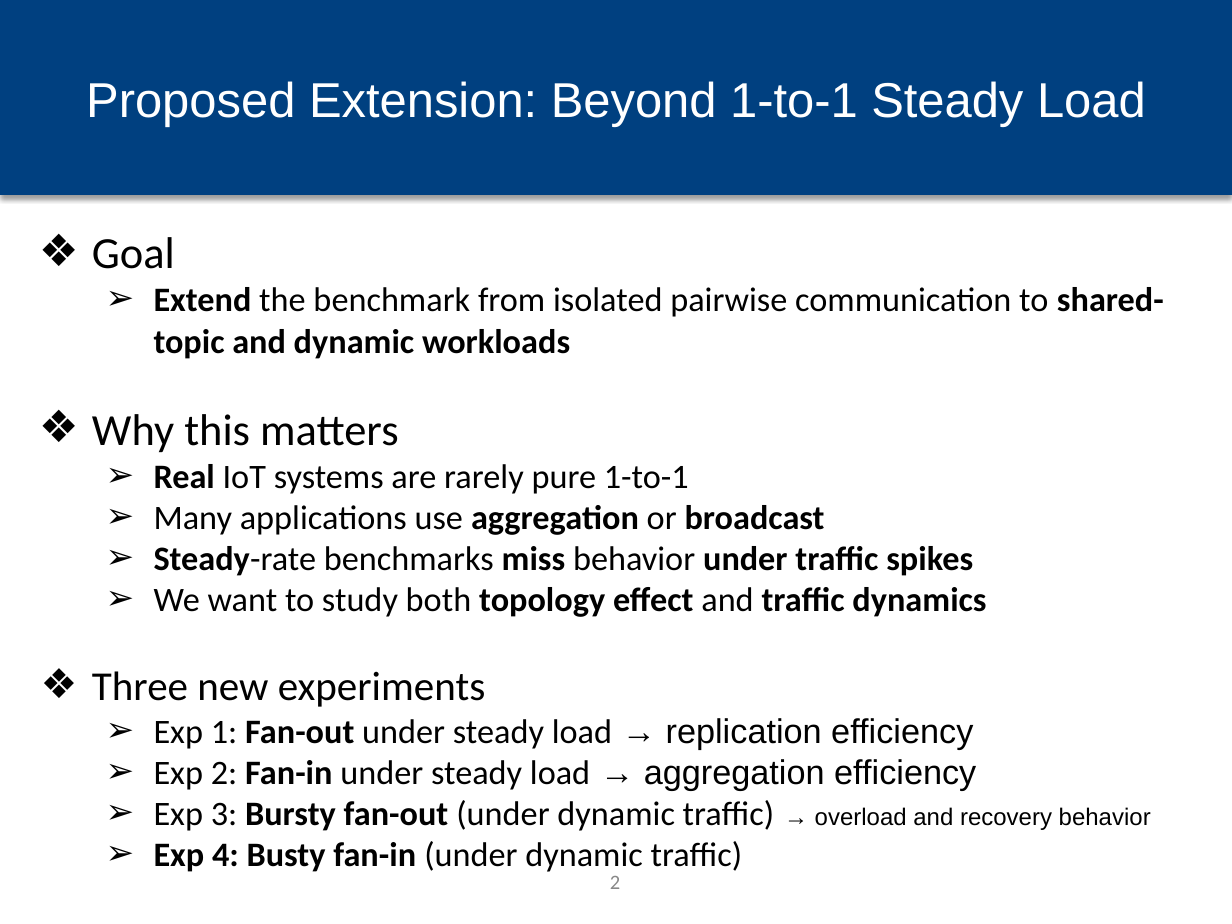
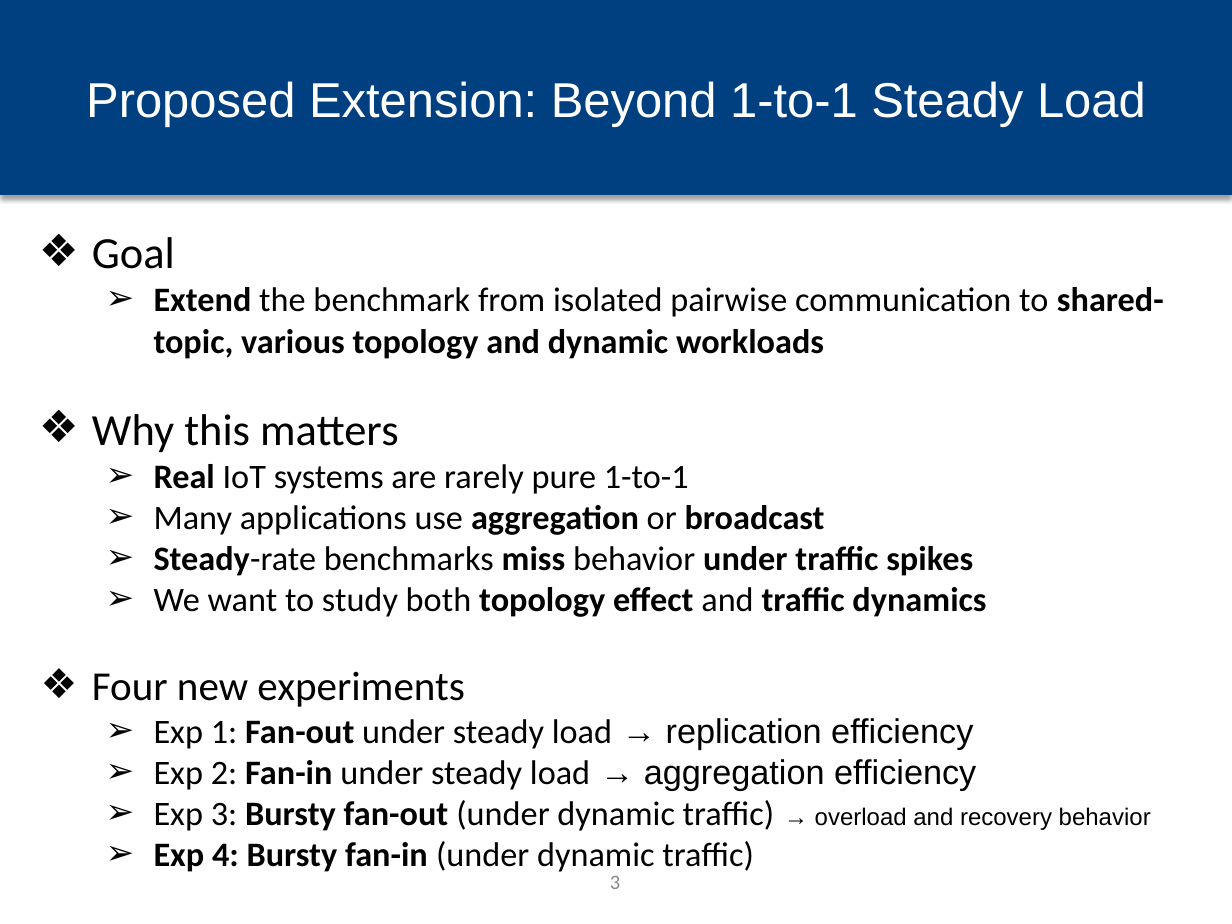
Before and after one commit to hpcclab/mq-bench, a slide deck: slide 3 of docs/Plan/MQ_Bench_Journal_Extension_final.pptx (slide 2 before the commit). Drawn at 1232x924 pixels with LibreOffice and Linux fonts; fonts in the diff are those of the drawing; background and template pictures are left out. Boxes give left, top, right and bottom in pixels: in the first picture for what was removed or moved away, otherwise in the second. Text is boxed around its words. In the diff, an @@ line names an element or a change of style, - is before the commit and + after.

Commit message:
Updates for bursty workload

```diff
--- a/docs/Plan/MQ_Bench_Journal_Extension_final.pptx
+++ b/docs/Plan/MQ_Bench_Journal_Extension_final.pptx
@@ text at (x1=154, y1=287, x2=1164, y2=359): text changed; bold on @@
-  ➢ Extend the benchmark from isolated pairwise communication to shared-topic and dynamic workloads
+  ➢ Extend the benchmark from isolated pairwise communication to shared-topic, various topology and dynamic workloads
@@ text at (x1=92, y1=671, x2=465, y2=707): text changed @@
-❖ Three new experiments
+❖ Four new experiments
@@ text at (x1=154, y1=841, x2=754, y2=872): text changed @@
-  ➢ Exp 4: Busty fan-in (under dynamic traffic)
+  ➢ Exp 4: Bursty fan-in (under dynamic traffic)
@@ page number at (x1=610, y1=876, x2=620, y2=889): text changed @@
-2
+3
```
Also in this commit, not shown: 22 other slides changed, 8 slides added, 1 slide removed, 12 other files.
